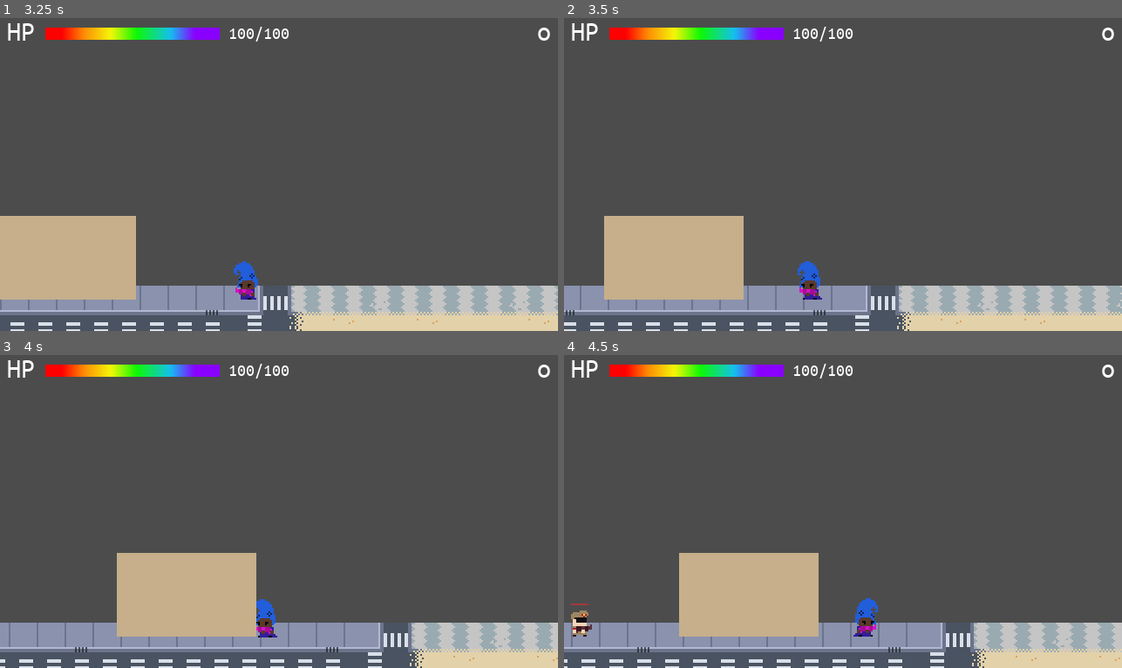
Above: before the commit, frames 1-4 (two rows, left to right).
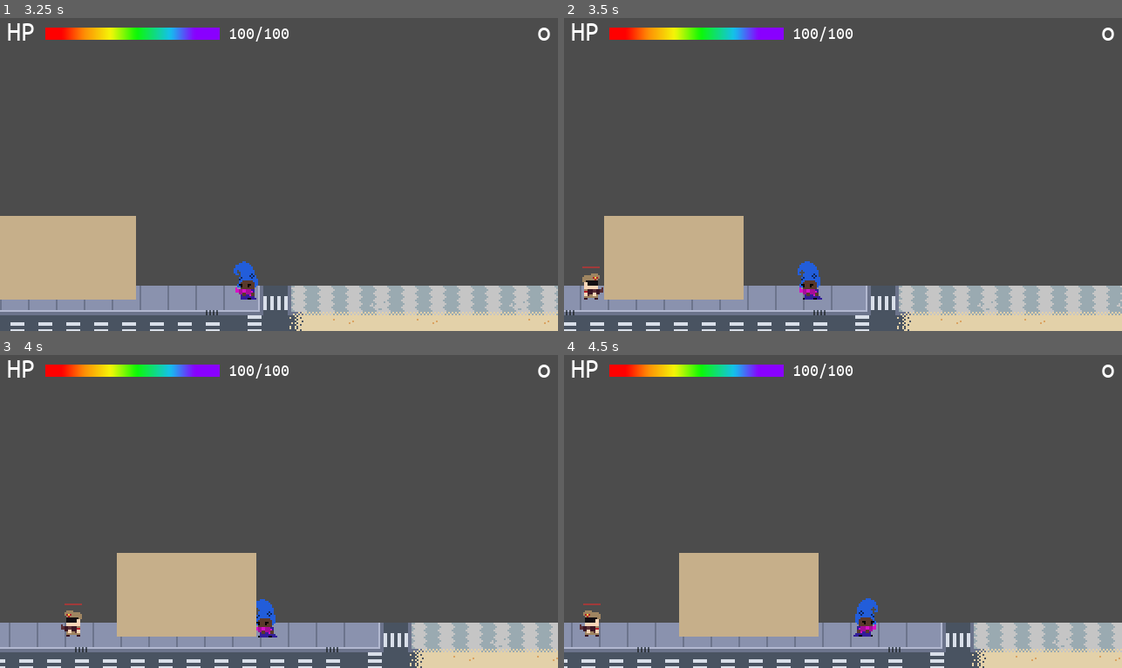
Above: after the commit, the same moments.

Repository: hamiltonromualdo/bring-ur-glam
Game: Godot game, scene res://src/Levels/Playground.tscn
Same seed, same stepped clock (60 frames per second), same inputs: the game is played once before the commit and once after it.
Inputs:
- Up to frame 1 (3.25 s): hold Right (ui_right) 0.53-2.03 s; hold Left (ui_left) from 2.03 s (still down)
- Up to frame 2 (3.5 s): keep holding Left (ui_left)
- Up to frame 3 (4 s): keep holding Left (ui_left)
- Up to frame 4 (4.5 s): release Left (ui_left) at 4.28 s; hold Right (ui_right) from 4.28 s (still down)

Frame 1 is identical in both runs. In frame 2, 0.2% of the frame differs, in the area x 3-8%, y 79-90%; in frame 3, 0.2%; in frame 4, 0.4%, in the area x 1-7%, y 79-90%.

Commit message:
Considering enemy width when spawning

Diff:
--- a/bring_ur_glam/src/Levels/Playground.gd
+++ b/bring_ur_glam/src/Levels/Playground.gd
@@ -37,10 +37,11 @@
 
     var spawnToLeft = (randi() % 2) == 0
     var posX = 0
+    var enemyOffset = abs(enemy.get_viewport_rect().position.x - enemy.get_viewport_rect().end.x)/2
     if spawnToLeft:
-        posX = rand_range(floorLeftLimit, $Player.position.x - viewportOffset)
+        posX = rand_range(floorLeftLimit + enemyOffset, $Player.position.x - viewportOffset)
     else:
-        posX = rand_range($Player.position.x + viewportOffset, floorRightLimit)
+        posX = rand_range($Player.position.x + viewportOffset, floorRightLimit - enemyOffset)
 
     var posY = $Player/Camera2D.limit_top
 
